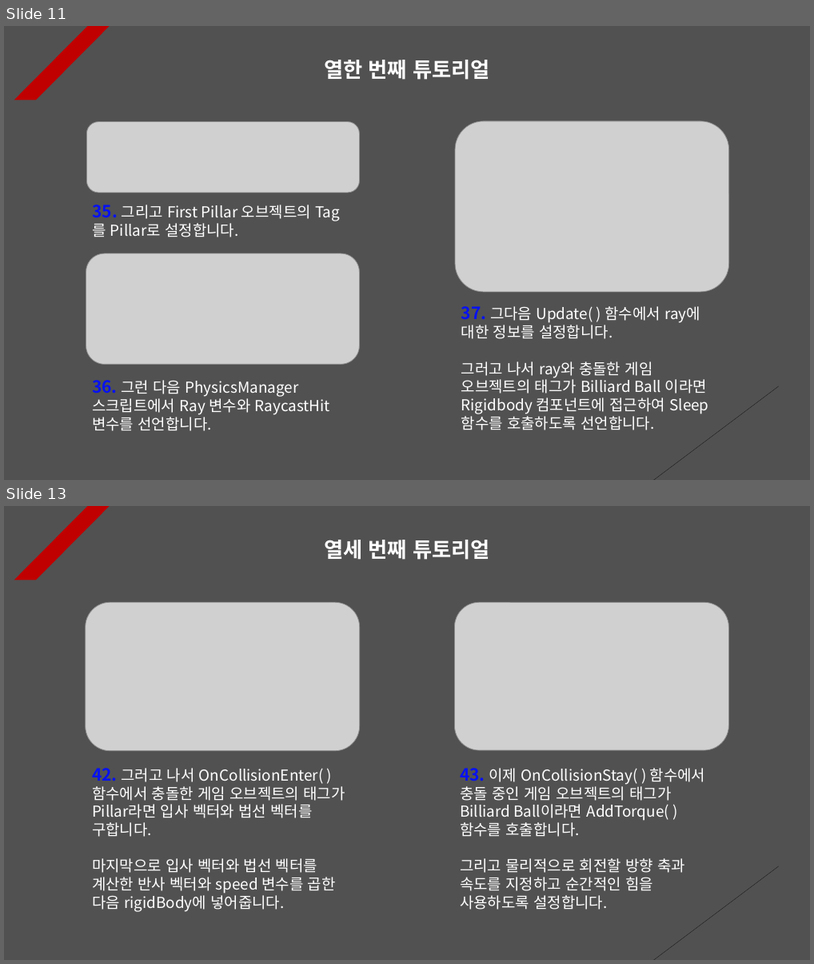
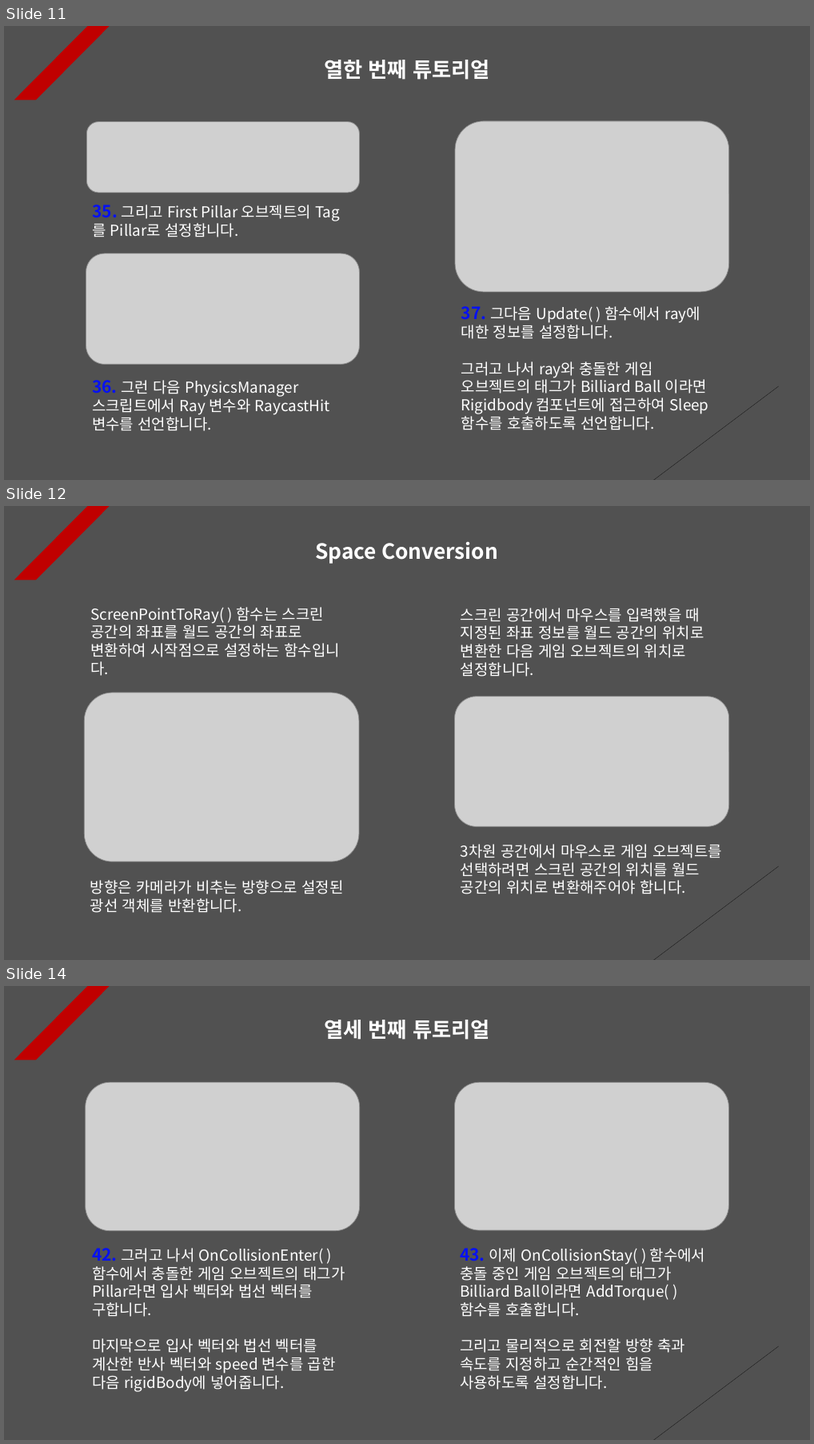
Before and after one commit to Unity2033/3D-UnityEngine, a slide deck: Assets/Physics/PPT Data/Physics Example.pptx. Shown one above the other, each under a label of ours: slides 11 and 13 before the commit, slides 11, 12 and 14 after it; the slides between them are not shown. The pictures are 814x964 and 814x1444 pixels, drawn with LibreOffice and Linux fonts; fonts in the diff are those of the drawing; grey boxes stand for pictures. Boxes give left, top, right and bottom in pixels: in the first picture for what was removed or moved away, otherwise in the second. Text is boxed around its words. In the diff, an @@ line names an element or a change of style, - is before the commit and + after.

```diff
--- a/Assets/Physics/PPT Data/Physics Example.pptx
+++ b/Assets/Physics/PPT Data/Physics Example.pptx
@@ slide 12 added at box(4, 506, 810, 960), background #515151; not listed: 2 template elements that a slide beside it also shows @@
@@ text added at box(316, 542, 498, 564), 25 pt, text #FFFFFF, bold @@
+Space Conversion
@@ text added at box(90, 607, 340, 676), 18 pt, text #FFFFFF @@
+ScreenPointToRay( ) 함수는 스크린 공간의 좌표를 월드 공간의 좌표로 변환하여 시작점으로 설정하는 함수입니다.
@@ text added at box(461, 608, 704, 676), 18 pt, text #FFFFFF @@
+스크린 공간에서 마우스를 입력했을 때 지정된 좌표 정보를 월드 공간의 위치로 변환한 다음 게임 오브젝트의 위치로 설정합니다.
@@ picture added at box(85, 692, 360, 861) @@
@@ picture added at box(454, 696, 730, 827) @@
@@ text added at box(461, 844, 722, 894), 18 pt, text #FFFFFF @@
+3차원 공간에서 마우스로 게임 오브젝트를 선택하려면 스크린 공간의 위치를 월드 공간의 위치로 변환해주어야 합니다.
@@ text added at box(90, 880, 343, 912), 18 pt, text #FFFFFF @@
+방향은 카메라가 비추는 방향으로 설정된 광선 객체를 반환합니다.
@@ what was slide 13 is now slide 14 @@
```
Also in this commit, not shown: 1 slide changed, 54 other files.
